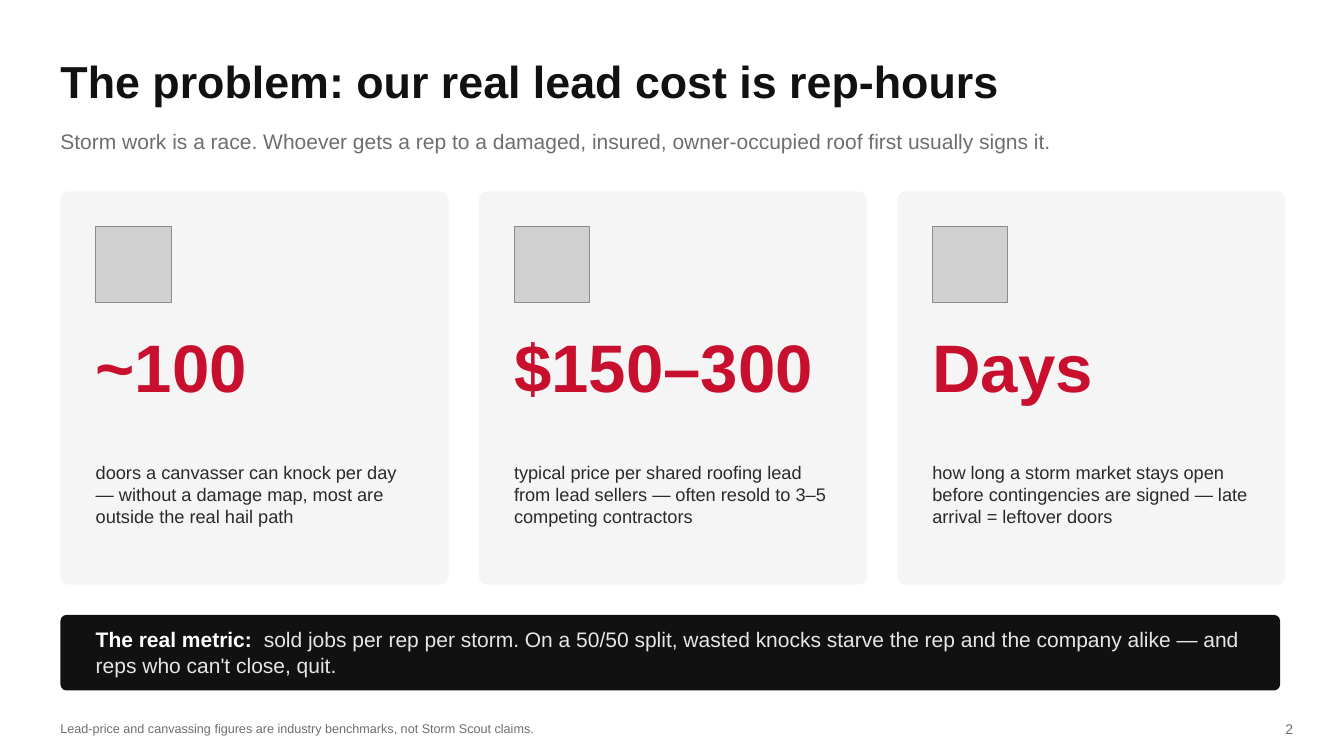
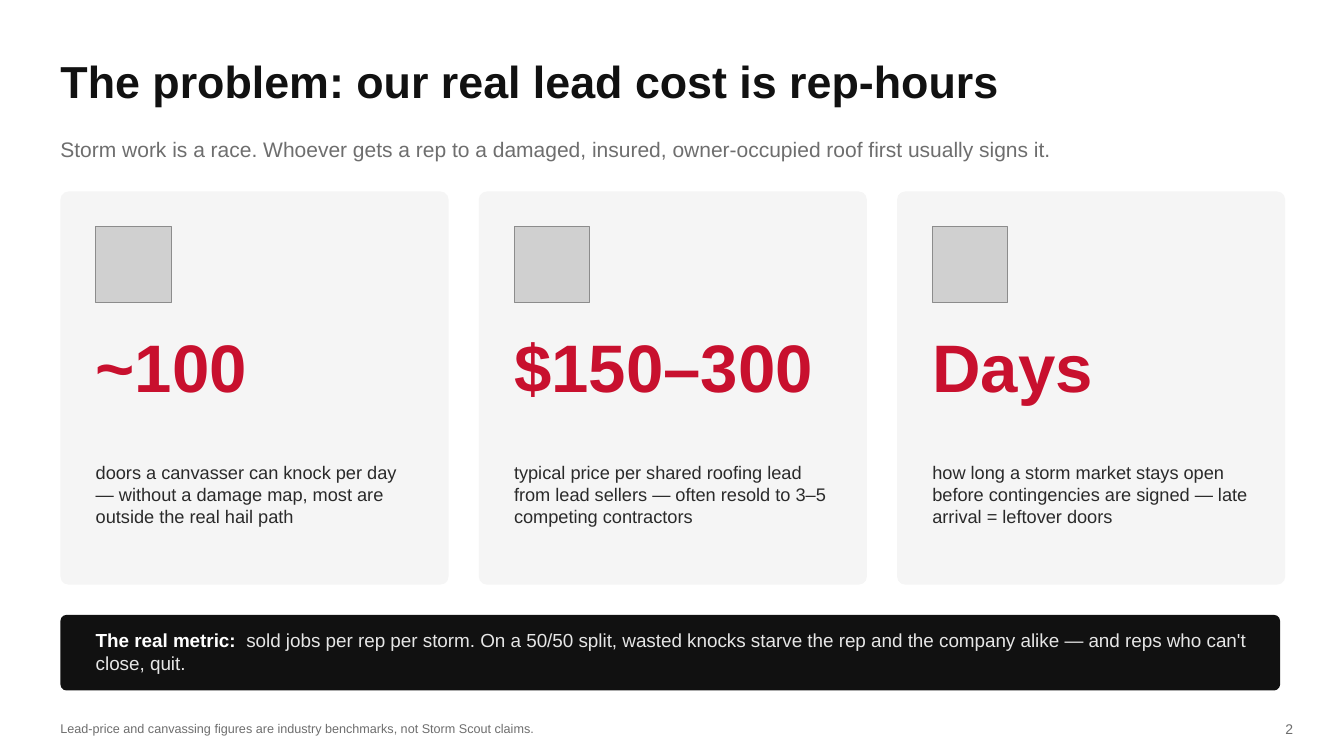
Before and after one commit to DommyD26/roofing-site-template, a slide deck: slide 2 of pitch/Storm-Scout-Pitch.pptx. Drawn at 1344x756 pixels with LibreOffice and Linux fonts; fonts in the diff are those of the drawing; grey boxes stand for pictures. Boxes give left, top, right and bottom in pixels: in the first picture for what was removed or moved away, otherwise in the second. Text is boxed around its words. In the diff, an @@ line names an element or a change of style, - is before the commit and + after.

```diff
--- a/pitch/Storm-Scout-Pitch.pptx
+++ b/pitch/Storm-Scout-Pitch.pptx
@@ text "Storm work is a race. ...": place and size @@
-text "Storm work is a race. ..." at [60,134,1050,153]
+text "Storm work is a race. ..." at [60,142,1050,161]
@@ text "The real metric: sold jobs ..." at [96,633,1246,674]: size 15 to 13.5 pt @@
```
Also in this commit, not shown: 10 other slides changed, 3 other files.
